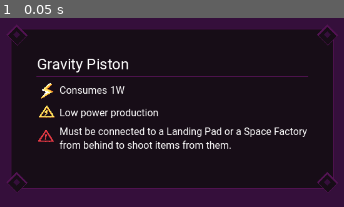
Above: before the commit, frame 1.
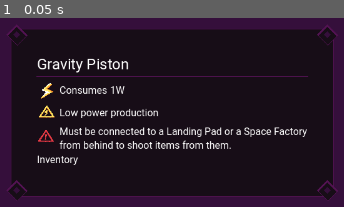
Above: after the commit, the same moment.

Repository: EdShel/StellarConstructor
Game: Godot game, scene res://objects/ui/build_tooltips/piston_build_tooltip.tscn
Two runs of this game, one before a commit and one after it. Both use one fixed random seed, a clock stepped at 60 frames per second and the inputs below. This scene is started directly instead of the project's main scene.
Inputs:
- Up to frame 1 (0.05 s): no input

The runs differ from the first frame. In frame 1, 4.5% of the frame differs, in the area x 2-99%, y 72-97%.

Commit message:
Allow to chain pistons (give them inventory)

Diff:
--- a/objects/build_grid/piston_source_scanners.gd
+++ b/objects/build_grid/piston_source_scanners.gd
@@ -16,8 +16,11 @@
 	var preferred_direction = "None"
 	for area: Area2D in get_children():
 		var areas = area.get_overlapping_areas()
-		var has_inventory = areas.any(func(a: Area2D) -> bool: return !!a.get_parent().get("inventory"))
-		if has_inventory:
+		var can_connect = areas.any(func(a: Area2D) -> bool:
+			var building = a.get_parent()
+			return !!building.get("inventory") and not is_instance_of(building, Piston)
+		)
+		if can_connect :
 			if preferred_direction == "None":
 				preferred_direction = area.name
 				continue
--- a/objects/builds/piston.gd
+++ b/objects/builds/piston.gd
@@ -10,6 +10,7 @@
 
 var _direction: Direction = Direction.RIGHT
 var shoot_direction: Vector2 = Vector2(1, 0)
+var inventory: Inventory = Inventory.new([])
 
 @export var power_consumption = 1
 @export var direction: Direction:
@@ -32,14 +33,34 @@
 	SC.increase_power_consumption.emit(-power_consumption)
 
 func _process(delta: float) -> void:
-	if !source or no_power or shooting_state:
+	if no_power or shooting_state:
 		return
-	var item_to_shoot = source.get_item_to_shoot()
-	if item_to_shoot.is_empty():
+
+	var what_to_shoot: ShootingState = find_what_to_shoot()
+	if what_to_shoot == null:
 		return
-	source.inventory.increase(item_to_shoot, -1)
-	shooting_state = ShootingState.new(item_to_shoot)
+
+	if what_to_shoot.item_source == ItemSource.MY_INVENTORY:
+		inventory.increase(what_to_shoot.item_type, -1)
+	elif what_to_shoot.item_source == ItemSource.SOURCE_BUILD:
+		source.inventory.increase(what_to_shoot.item_type, -1)
+
+	shooting_state = what_to_shoot
 	%AnimationPlayer.play("shoot")
+
+func find_what_to_shoot() -> ShootingState:
+	for item in inventory.items:
+		if item["count"] > 0:
+			return ShootingState.new(item["item"], ItemSource.MY_INVENTORY)
+
+	if not source:
+		return null
+
+	var source_item: String = source.get_item_to_shoot()
+	if not source_item.is_empty():
+		return ShootingState.new(source_item, ItemSource.SOURCE_BUILD)
+
+	return null
 
 func update_direction(new_direction: Direction) -> void:
 	_direction = new_direction
@@ -122,8 +143,15 @@
 func _on_animation_player_animation_finished(anim_name: StringName) -> void:
 	shooting_state = null
 
+func get_item_to_shoot() -> String:
+	return "" # Don't allow pistons to grab stuff from other pistons
+
+enum ItemSource { NONE, MY_INVENTORY, SOURCE_BUILD }
+
 class ShootingState:
 	var item_type: String
+	var item_source: ItemSource
 
-	func _init(item_type: String) -> void:
+	func _init(item_type: String, item_source: ItemSource) -> void:
 		self.item_type = item_type
+		self.item_source = item_source
--- a/objects/ui/build_tooltips/piston_build_tooltip.gd
+++ b/objects/ui/build_tooltips/piston_build_tooltip.gd
@@ -8,3 +8,10 @@
 	%PowerConsumption.power_consumption = piston.power_consumption
 	%NoPower.visible = !!piston.no_power
 	%NoSource.visible = !piston.source
+
+	%BuildInventory.inventory = piston.inventory
+	handle_piston_inventory_changed()
+	piston.inventory.changed.connect(handle_piston_inventory_changed)
+
+func handle_piston_inventory_changed() -> void:
+	%BuildInventory.visible = !piston.inventory.is_empty()
--- a/objects/ui/build_tooltips/piston_build_tooltip.tscn
+++ b/objects/ui/build_tooltips/piston_build_tooltip.tscn
@@ -1,10 +1,11 @@
-[gd_scene load_steps=6 format=3 uid="uid://5uc4xdpqaau4"]
+[gd_scene load_steps=7 format=3 uid="uid://5uc4xdpqaau4"]
 
 [ext_resource type="PackedScene" uid="uid://bc5n2wpdgdgd8" path="res://objects/ui/build_tooltips/base_tooltip.tscn" id="1_74k0r"]
 [ext_resource type="Script" path="res://objects/ui/build_tooltips/piston_build_tooltip.gd" id="2_hfy8b"]
 [ext_resource type="PackedScene" uid="uid://bjqk8sp3b1gep" path="res://objects/ui/build_tooltips/power/power_consumption.tscn" id="3_2f77u"]
 [ext_resource type="PackedScene" uid="uid://3x5p463gkolq" path="res://objects/ui/build_tooltips/power/no_power.tscn" id="4_n16ee"]
 [ext_resource type="Texture2D" uid="uid://bax6lebtyg1xh" path="res://sprites/statuses/warning.png" id="5_88cfl"]
+[ext_resource type="PackedScene" uid="uid://dvoy7rycpxh0m" path="res://objects/ui/build_tooltips/inventory/build_inventory.tscn" id="6_kxrko"]
 
 [node name="PistonBuildTooltip" instance=ExtResource("1_74k0r")]
 script = ExtResource("2_hfy8b")
@@ -48,3 +49,7 @@
 layout_mode = 2
 text = "Must be connected to a Landing Pad or a Space Factory
 from behind to shoot items from them."
+
+[node name="BuildInventory" parent="VBoxContainer" index="5" instance=ExtResource("6_kxrko")]
+unique_name_in_owner = true
+layout_mode = 2
--- a/objects/utilities/inventory.gd
+++ b/objects/utilities/inventory.gd
@@ -30,3 +30,9 @@
 		return
 	entry["count"] += amount
 	changed.emit()
+
+func is_empty() -> bool:
+	for item in items:
+		if item["count"] > 0:
+			return false
+	return true
